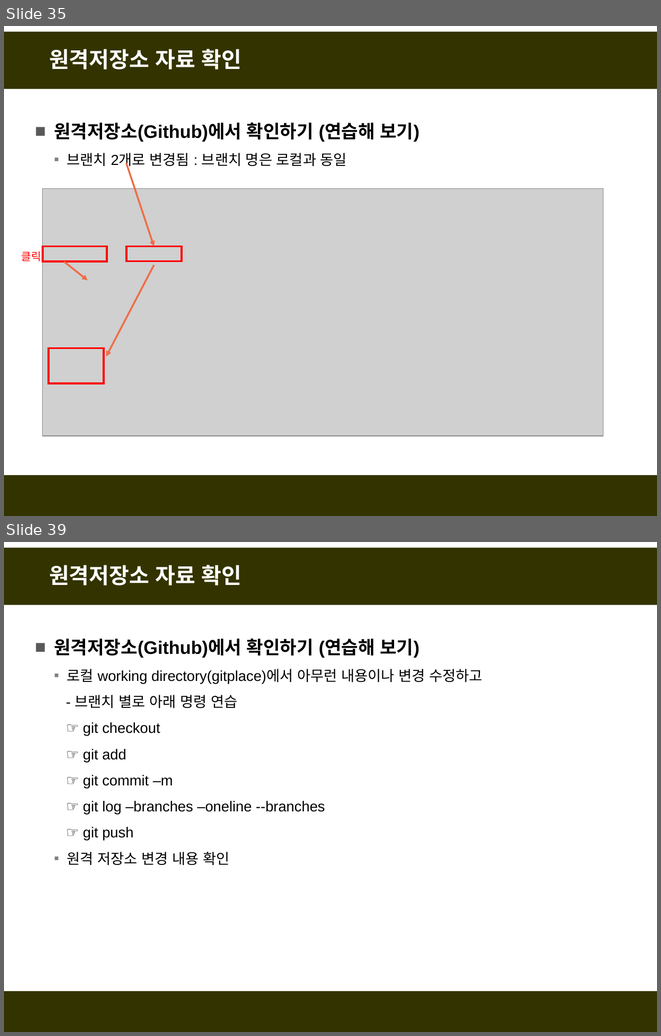
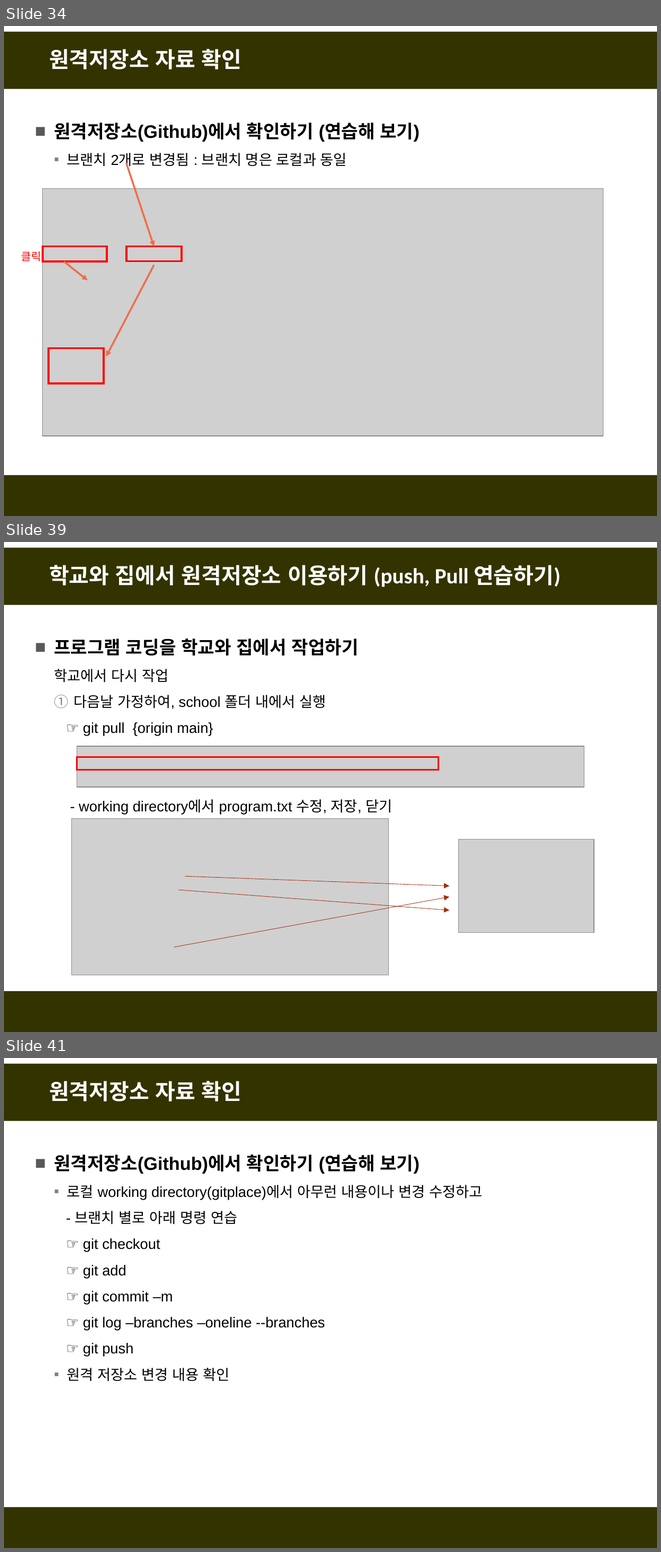
Before and after one commit to fasthill/github-lecture, a slide deck: git및github첫걸음2-원격저장소만들기.pptx. Shown one above the other, each under a label of ours: slides 35 and 39 before the commit, slides 34, 39 and 41 after it; the slides between them are not shown. The pictures are 661x1036 and 661x1552 pixels, drawn with LibreOffice and Linux fonts; fonts in the diff are those of the drawing; grey boxes stand for pictures. Boxes give left, top, right and bottom in pixels: in the first picture for what was removed or moved away, otherwise in the second. Text is boxed around its words. In the diff, an @@ line names an element or a change of style, - is before the commit and + after.

```diff
--- a/git및github첫걸음2-원격저장소만들기.pptx
+++ b/git및github첫걸음2-원격저장소만들기.pptx
@@ slide 39 added at (4, 542, 657, 1032), background #FFFFFF; not listed: 2 template elements that a slide beside it also shows @@
@@ title added at (49, 565, 560, 587), 24 pt, text #FFFFFF, bold @@
+학교와 집에서 원격저장소 이용하기 (push, Pull 연습하기)
@@ text added at (54, 638, 392, 814), 16 pt, text #000000 @@
+■ 프로그램 코딩을 학교와 집에서 작업하기
+  학교에서 다시 작업
+  1. 다음날 가정하여, school 폴더 내에서 실행
+  ☞ git pull {origin main}
+  - working directory에서 program.txt 수정, 저장, 닫기
@@ picture added at (77, 746, 584, 786) @@
@@ rectangle added at (77, 757, 438, 769), outline #FF0000 2 pt @@
@@ picture added at (72, 818, 389, 975) @@
@@ picture added at (458, 839, 593, 933) @@
@@ arrow added from (178, 889) to (449, 910), #A5300F 0.5 pt @@
@@ arrow added from (185, 876) to (449, 885), #A5300F 0.5 pt @@
@@ arrow added from (174, 947) to (449, 897), #A5300F 0.5 pt @@
@@ what was slide 35 is now slide 34 @@
@@ what was slide 39 is now slide 41 @@
```
Also in this commit, not shown: 3 slides changed, 2 other slides added, 1 slide removed.
